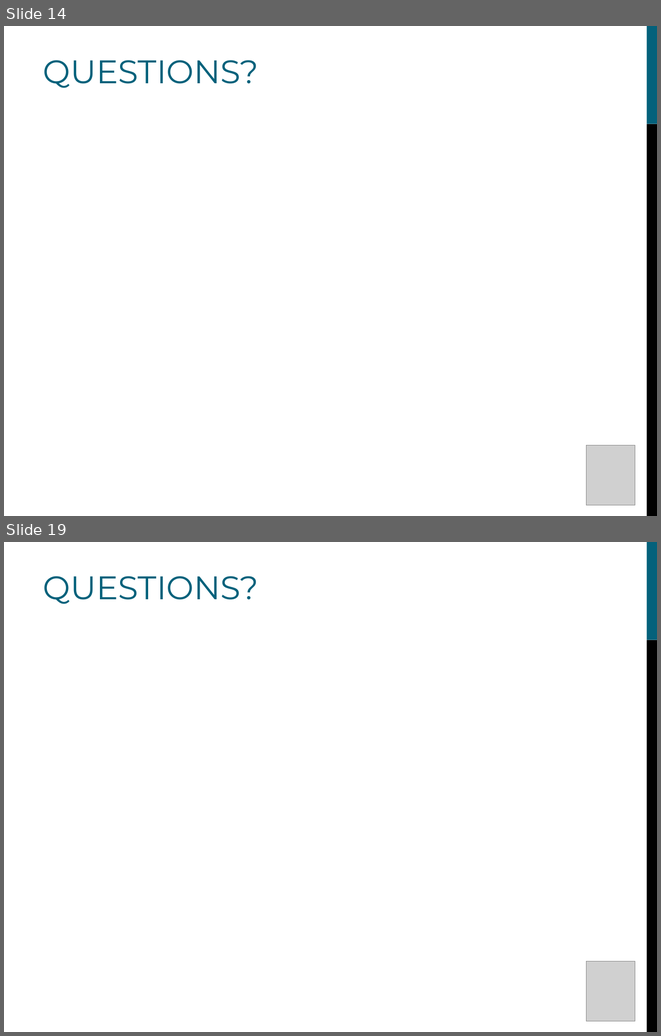
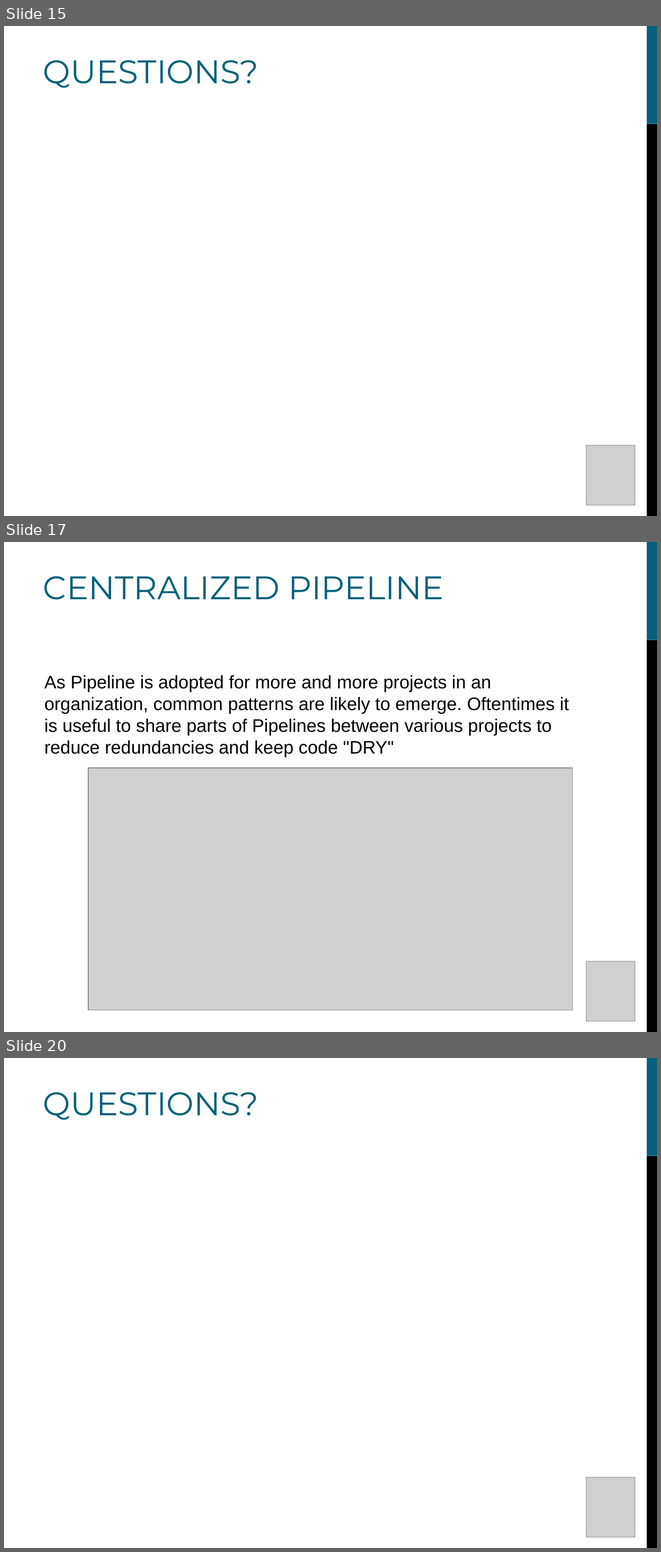
Before and after one commit to ericsonrumuy7/Jenkins-future, a slide deck: jenkins.ppt. Shown one above the other, each under a label of ours: slides 14 and 19 before the commit, slides 15, 17 and 20 after it; the slides between them are not shown. The pictures are 661x1036 and 661x1552 pixels, drawn with LibreOffice and Linux fonts; fonts in the diff are those of the drawing; grey boxes stand for pictures; background and template pictures are left out. Boxes give left, top, right and bottom in pixels: in the first picture for what was removed or moved away, otherwise in the second. Text is boxed around its words. In the diff, an @@ line names an element or a change of style, - is before the commit and + after.

```diff
--- a/jenkins.ppt
+++ b/jenkins.ppt
@@ slide 17 added at <box>4,542,657,1032</box>, background #FFFFFF; not listed: 2 template elements that a slide beside it also shows @@
@@ text added at <box>43,576,444,600</box>, 36 pt, text #04617B @@
+CENTRALIZED PIPELINE
@@ text added at <box>44,675,569,757</box>, 20 pt, text #000000 @@
+As Pipeline is adopted for more and more projects in an organization, common patterns are likely to emerge. Oftentimes it is useful to share parts of Pipelines between various projects to reduce redundancies and keep code "DRY"
@@ picture added at <box>88,768,573,1010</box> @@
@@ picture added at <box>586,961,635,1021</box> @@
@@ what was slide 14 is now slide 15 @@
@@ what was slide 19 is now slide 20 @@
```
Also in this commit, not shown: 2 slides changed, 4 other slides added, 1 slide removed, 1 other file.
